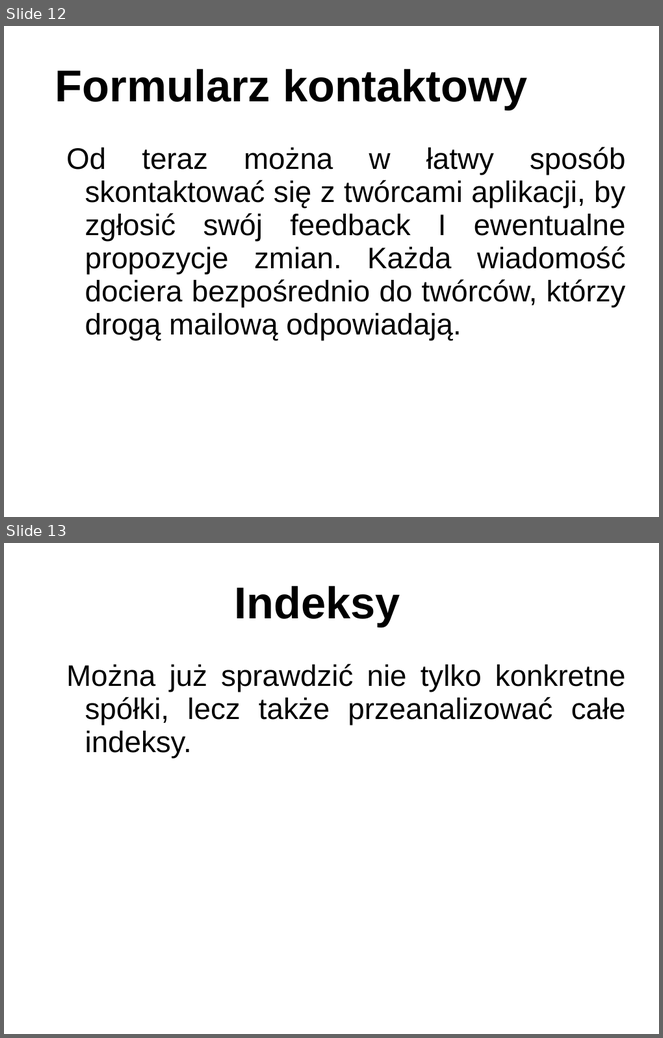
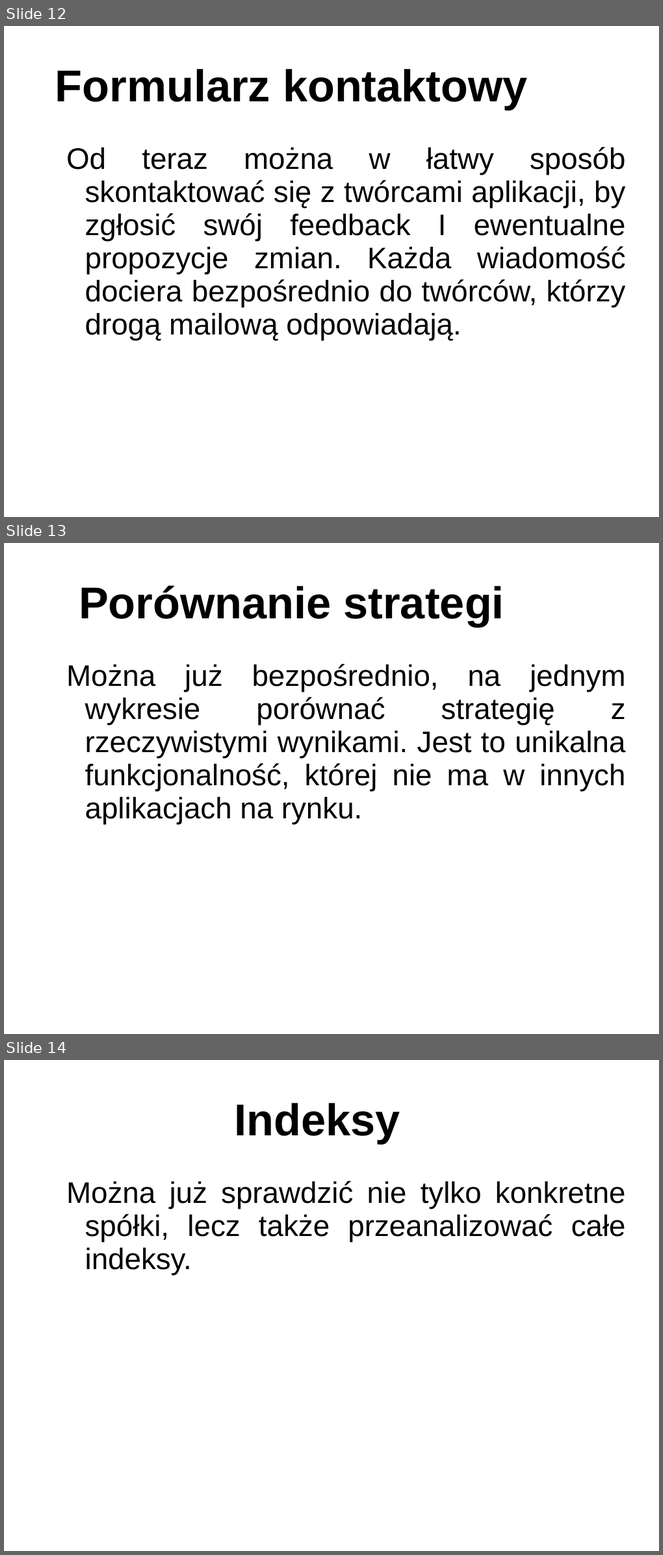
Before and after one commit to NaczelnyRachmistrz/StockRogue, a slide deck: prezentacja/stock_rogue.ppt. Shown one above the other, each under a label of ours: slides 12 and 13 before the commit, slides 12, 13 and 14 after it. The pictures are 663x1038 and 663x1555 pixels, drawn with LibreOffice and Linux fonts; fonts in the diff are those of the drawing; background and template pictures are left out. Boxes give left, top, right and bottom in pixels: in the first picture for what was removed or moved away, otherwise in the second. Text is boxed around its words. In the diff, an @@ line names an element or a change of style, - is before the commit and + after.

```diff
--- a/prezentacja/stock_rogue.ppt
+++ b/prezentacja/stock_rogue.ppt
@@ slide 13 added at [4,543,659,1034], background #FFFFFF @@
@@ title added at [79,585,504,627], 54 pt, text #000000, bold @@
+Porównanie strategi
@@ text added at [66,664,626,824], 36 pt, text #000000 @@
+  Można już bezpośrednio, na jednym wykresie porównać strategię z rzeczywistymi wynikami. Jest to unikalna funkcjonalność, której nie ma w innych aplikacjach na rynku.
@@ what was slide 13 is now slide 14 @@
```
Also in this commit, not shown: 1 slide changed.
